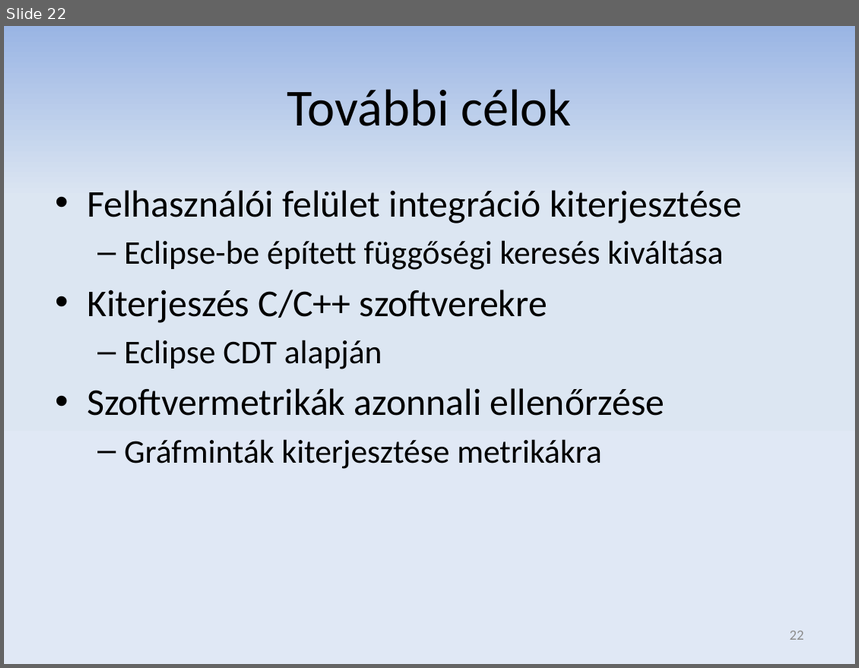
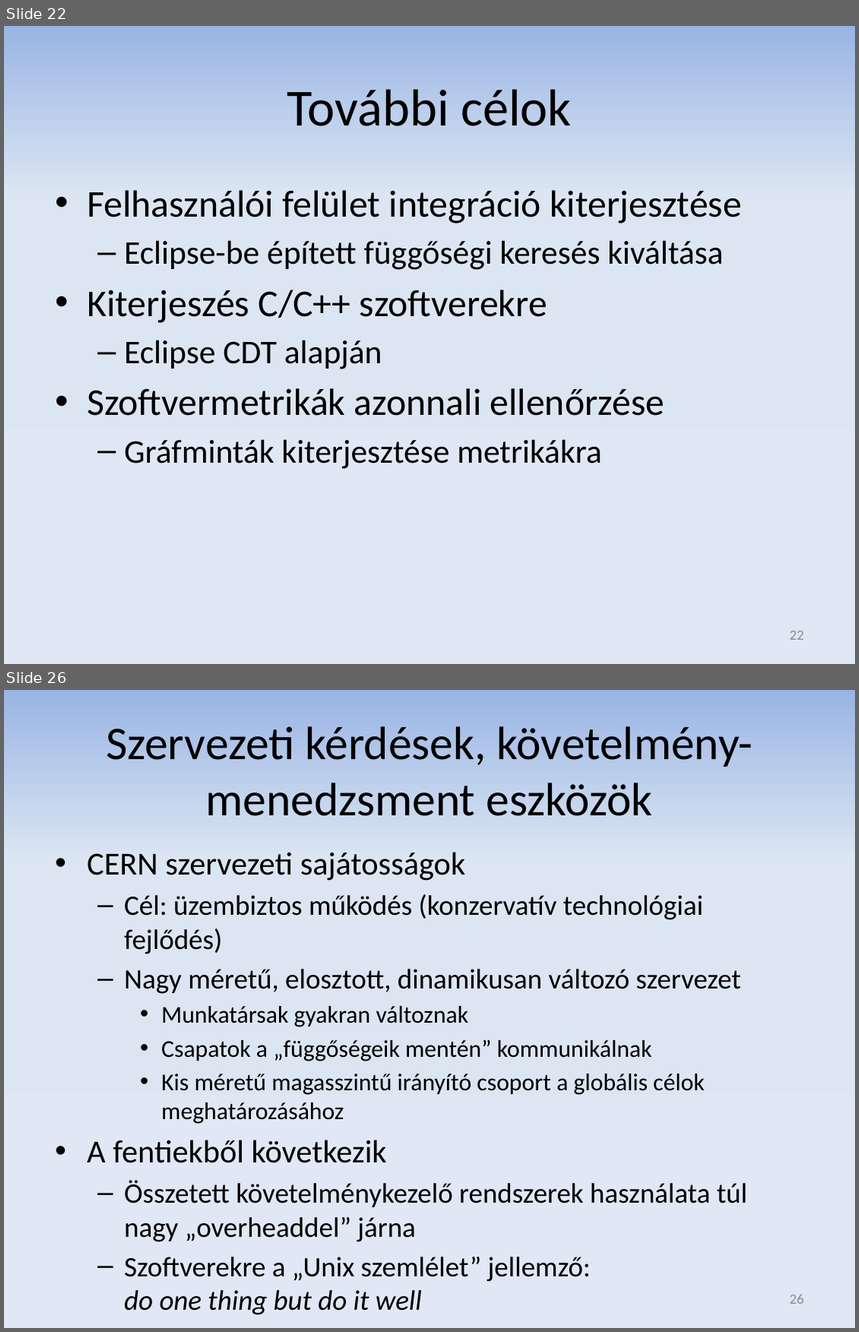
Before and after one commit to donat/incquery-deps, a slide deck: incquery-deps-documentation/presentation/tdk_pres_hu_v3.pptx. Shown one above the other, each under a label of ours: slide 22 before the commit, slides 22 and 26 after it; the slides between them are not shown. The pictures are 859x668 and 859x1332 pixels, drawn with LibreOffice and Linux fonts; fonts in the diff are those of the drawing. Boxes give left, top, right and bottom in pixels: in the first picture for what was removed or moved away, otherwise in the second. Text is boxed around its words. In the diff, an @@ line names an element or a change of style, - is before the commit and + after.

```diff
--- a/incquery-deps-documentation/presentation/tdk_pres_hu_v3.pptx
+++ b/incquery-deps-documentation/presentation/tdk_pres_hu_v3.pptx
@@ slide 26 added at (4,690,855,1328), background gradient #9AB5E4 to #DCE6F2 to #E1E8F5 @@
@@ title added at (106,726,753,816), 39.6 pt, text #000000 @@
+Szervezeti kérdések, követelmény-menedzsment eszközök
@@ text added at (87,852,747,1315), 23.8 pt, text #000000 @@
+• CERN szervezeti sajátosságok
+  – Cél: üzembiztos működés (konzervatív technológiai fejlődés)
+  – Nagy méretű, elosztott, dinamikusan változó szervezet
+    • Munkatársak gyakran változnak
+    • Csapatok a „függőségeik mentén” kommunikálnak
+    • Kis méretű magasszintű irányító csoport a globális célok meghatározásához
+• A fentiekből következik
+  – Összetett követelménykezelő rendszerek használata túl nagy „overheaddel” járna
+  – Szoftverekre a „Unix szemlélet” jellemző:
+    do one thing but do it well
@@ page number added at (790,1294,804,1304), 12 pt, text #8C8C8C @@
+26
```
Also in this commit, not shown: 8 slides changed, 3 other slides added.
